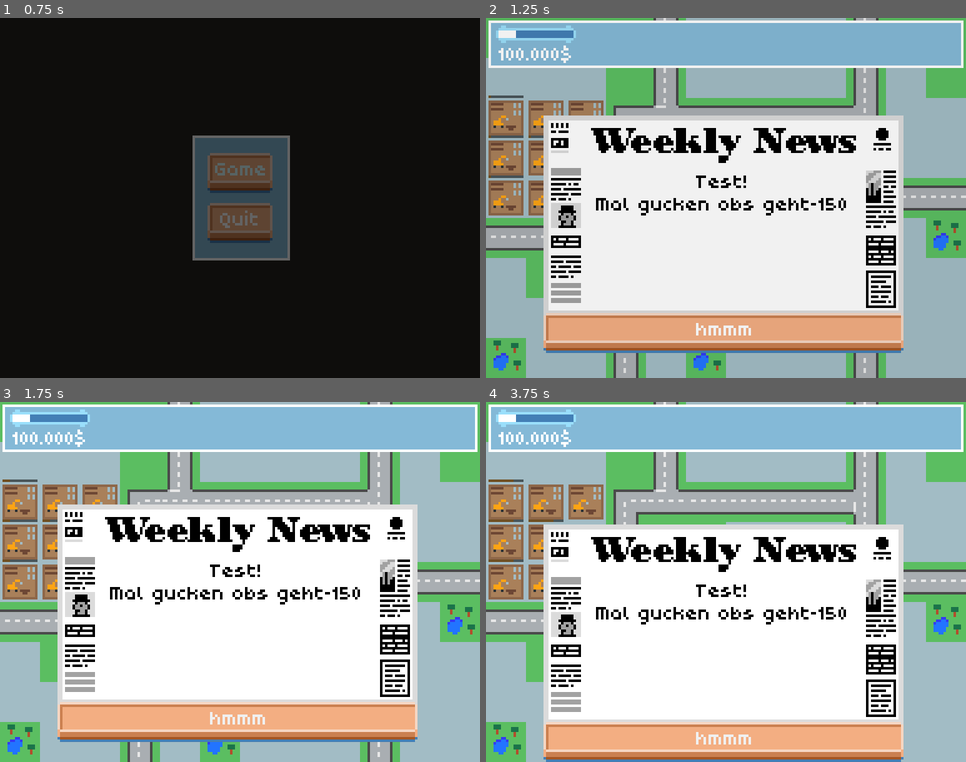
Above: before the commit, frames 1-4 (two rows, left to right).
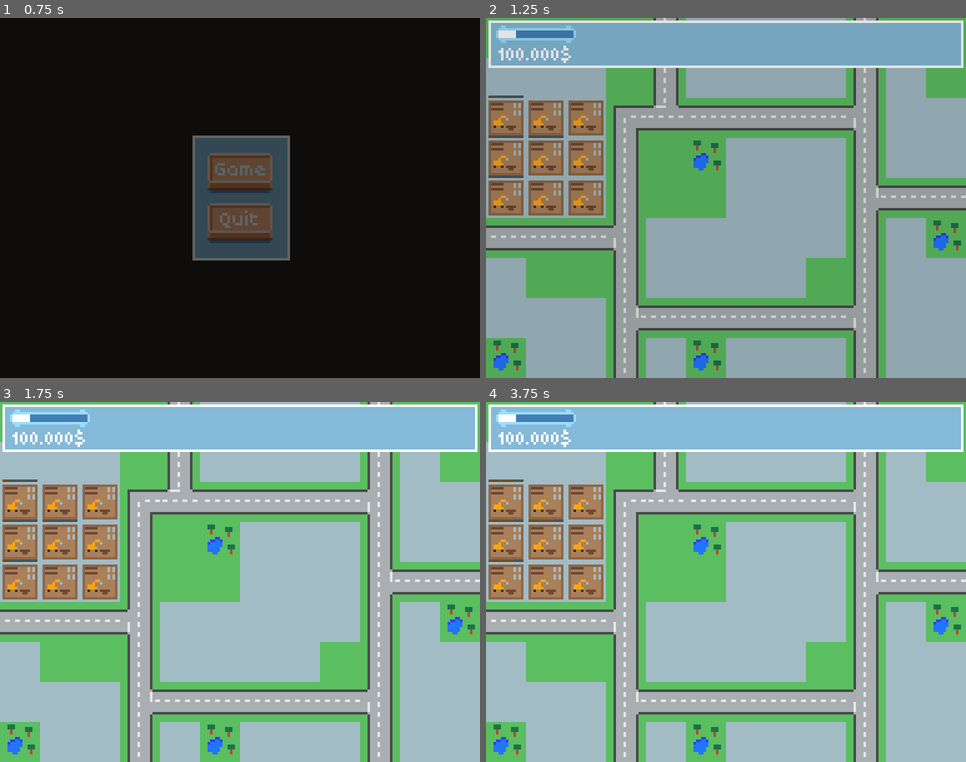
Above: after the commit, the same moments.

Repository: Byteron/ludum-dare-44
Game: Godot game, scene res://source/interface/menu/TitleScreen.tscn
The game is run twice, just before and just after one commit, with the same random seed, the same clock (stepped at 60 frames per second) and the same inputs.
Inputs (mouse positions are in pixels of both pictures, inside the frame that each line leads up to):
- Up to frame 1 (0.75 s): click "Game" at 0.5 s
- Up to frame 2 (1.25 s): no input
- Up to frame 3 (1.75 s): click (240, 715) at 1.25 s, where only the run before the commit has a clickable "hmmm"
- Up to frame 4 (3.75 s): click (726, 722) at 2 s, where only the run before the commit has a clickable "hmmm"; click (726, 556) at 2.75 s, where only the run before the commit has a clickable "hmmm"; tap Enter at 3.5 s; move the mouse to (831, 564) at 3.52 s; press the mouse at (831, 564) at 3.53 s

Frame 1 is identical in both runs. In frame 2, 49% of the frame differs, in the area x 11-87%, y 27-94%; in frame 3, 49%; in frame 4, 49%.

Commit message:
Events!

Diff:
--- /dev/null
+++ b/source/game/Event.gd
@@ -0,0 +1,18 @@
+extends Node
+
+signal happened(event)
+
+export(int) var tick_time = 10
+export(float, 0.0, 1.0) var probability = 0.1
+export(String) var description = "an event happened!"
+
+onready var tick_timer = $TickTimer
+
+func _ready():
+	tick_timer.wait_time = tick_time
+	tick_timer.start()
+
+func _on_TickTimer_timeout() -> void:
+	randomize()
+	if randf() < probability:
+		emit_signal("happened", self)
--- /dev/null
+++ b/source/game/Event.tscn
@@ -0,0 +1,9 @@
+[gd_scene load_steps=2 format=2]
+
+[ext_resource path="res://source/game/Event.gd" type="Script" id=1]
+
+[node name="Event" type="Node"]
+script = ExtResource( 1 )
+
+[node name="TickTimer" type="Timer" parent="."]
+[connection signal="timeout" from="TickTimer" to="." method="_on_TickTimer_timeout"]
--- /dev/null
+++ b/source/game/EventHandler.gd
@@ -0,0 +1,15 @@
+extends Node
+
+signal event_happened(event)
+
+onready var events = $Events
+
+func _ready():
+	_setup_events()
+
+func _setup_events():
+	for event in events.get_children():
+		event.connect("happened", self, "_on_event_happened")
+
+func _on_event_happened(event):
+	emit_signal("event_happened", event)
--- /dev/null
+++ b/source/game/EventHandler.tscn
@@ -0,0 +1,16 @@
+[gd_scene load_steps=3 format=2]
+
+[ext_resource path="res://source/game/EventHandler.gd" type="Script" id=1]
+[ext_resource path="res://source/game/Event.tscn" type="PackedScene" id=2]
+
+[node name="EventHandler" type="Node"]
+script = ExtResource( 1 )
+
+[node name="Events" type="Node" parent="."]
+
+[node name="Event1" parent="Events" instance=ExtResource( 2 )]
+description = "Event 1 happened"
+
+[node name="Event2" parent="Events" instance=ExtResource( 2 )]
+probability = 0.4
+description = "Event 2 happened"
--- a/source/game/Game.gd
+++ b/source/game/Game.gd
@@ -53,3 +53,6 @@
 
 func _on_building_ticked(income):
 	_set_budget(budget + income)
+
+func _on_EventHandler_event_happened(event) -> void:
+	hud.show_article(event.description)
--- a/source/game/Game.tscn
+++ b/source/game/Game.tscn
@@ -1,64 +1,68 @@
-[gd_scene load_steps=7 format=2]
+[gd_scene load_steps=8 format=2]
 
 [ext_resource path="res://source/game/Game.gd" type="Script" id=1]
-[ext_resource path="res://assets/tilesets/tileset.tres" type="TileSet" id=2]
-[ext_resource path="res://source/game/map/Map.tscn" type="PackedScene" id=3]
-[ext_resource path="res://source/game/buildings/LivingUnit.tscn" type="PackedScene" id=4]
-[ext_resource path="res://source/game/buildings/ProductionUnit.tscn" type="PackedScene" id=5]
-[ext_resource path="res://source/interface/hud/HUD.tscn" type="PackedScene" id=6]
+[ext_resource path="res://source/game/EventHandler.tscn" type="PackedScene" id=2]
+[ext_resource path="res://assets/tilesets/tileset.tres" type="TileSet" id=3]
+[ext_resource path="res://source/game/map/Map.tscn" type="PackedScene" id=4]
+[ext_resource path="res://source/game/buildings/LivingUnit.tscn" type="PackedScene" id=5]
+[ext_resource path="res://source/game/buildings/ProductionUnit.tscn" type="PackedScene" id=6]
+[ext_resource path="res://source/interface/hud/HUD.tscn" type="PackedScene" id=7]
 
 [node name="Game" type="Node2D"]
 script = ExtResource( 1 )
 
+[node name="EventHandler" parent="." instance=ExtResource( 2 )]
+
 [node name="Background" type="TileMap" parent="."]
-tile_set = ExtResource( 2 )
+tile_set = ExtResource( 3 )
 cell_size = Vector2( 16, 16 )
 format = 1
 tile_data = PoolIntArray( 0, 0, 0, 1, 0, 0, 2, 0, 0, 3, 0, 0, 4, 0, 0, 5, 0, 0, 6, 0, 0, 7, 0, 0, 8, 0, 0, 9, 0, 0, 10, …(1349 unchanged characters)…
 
-[node name="Map" parent="." instance=ExtResource( 3 )]
-tile_set = ExtResource( 2 )
+[node name="Map" parent="." instance=ExtResource( 4 )]
+tile_set = ExtResource( 3 )
 tile_data = PoolIntArray( -65532, 3, 65536, -65527, 3, 65536, 0, 0, 0, 1, 0, 0, 2, 0, 0, 4, 3, 131072, 5, 2, 0, 6, 2, 0 …(1523 unchanged characters)…
 
 [node name="BuildingContainer" type="Node2D" parent="."]
 
-[node name="LivingUnit" parent="BuildingContainer" instance=ExtResource( 4 )]
+[node name="LivingUnit" parent="BuildingContainer" instance=ExtResource( 5 )]
 position = Vector2( 40, 72 )
 building_name = ""
 
-[node name="LivingUnit6" parent="BuildingContainer" instance=ExtResource( 4 )]
+[node name="LivingUnit6" parent="BuildingContainer" instance=ExtResource( 5 )]
 position = Vector2( 40, 56 )
 building_name = ""
 
-[node name="LivingUnit7" parent="BuildingContainer" instance=ExtResource( 4 )]
+[node name="LivingUnit7" parent="BuildingContainer" instance=ExtResource( 5 )]
 position = Vector2( 40, 40 )
 building_name = ""
 
-[node name="LivingUnit2" parent="BuildingContainer" instance=ExtResource( 4 )]
+[node name="LivingUnit2" parent="BuildingContainer" instance=ExtResource( 5 )]
 position = Vector2( 24, 72 )
 building_name = ""
 
-[node name="LivingUnit9" parent="BuildingContainer" instance=ExtResource( 4 )]
+[node name="LivingUnit9" parent="BuildingContainer" instance=ExtResource( 5 )]
 position = Vector2( 24, 40 )
 building_name = ""
 
-[node name="LivingUnit3" parent="BuildingContainer" instance=ExtResource( 4 )]
+[node name="LivingUnit3" parent="BuildingContainer" instance=ExtResource( 5 )]
 position = Vector2( 8, 72 )
 build_on_startup = true
 building_name = ""
 
-[node name="LivingUnit5" parent="BuildingContainer" instance=ExtResource( 4 )]
+[node name="LivingUnit5" parent="BuildingContainer" instance=ExtResource( 5 )]
 position = Vector2( 8, 56 )
 build_on_startup = true
 building_name = ""
 
-[node name="LivingUnit8" parent="BuildingContainer" instance=ExtResource( 4 )]
+[node name="LivingUnit8" parent="BuildingContainer" instance=ExtResource( 5 )]
 position = Vector2( 8, 40 )
 build_on_startup = true
 building_name = ""
 
-[node name="ProductionBuilding" parent="BuildingContainer" instance=ExtResource( 5 )]
+[node name="ProductionBuilding" parent="BuildingContainer" instance=ExtResource( 6 )]
 position = Vector2( 24, 56 )
 build_on_startup = true
 
-[node name="HUD" parent="." instance=ExtResource( 6 )]
+[node name="HUD" parent="." instance=ExtResource( 7 )]
+[connection signal="event_happened" from="EventHandler" to="." method="_on_EventHandler_event_happened"]
--- a/source/interface/Newspaper.gd
+++ b/source/interface/Newspaper.gd
@@ -7,22 +7,21 @@
 func _ready():
 	visible_pos = rect_position
 	hidden_pos = rect_position
-	slide_distance = - rect_size.y*2 +10
+	slide_distance = - rect_size.y * 2 + 10
 	hidden_pos.y += slide_distance
-	show_article("Test!\nMal gucken obs geht" + str(slide_distance))
+	rect_position = hidden_pos
 
 func show_article(text):
 	$Label.text = text
 	slide_in()
 
 func slide_in():
-	$Tween.interpolate_property(self,"rect_position",hidden_pos,visible_pos,0.8,Tween.TRANS_BACK,Tween.EASE_OUT)
+	$Tween.interpolate_property(self, "rect_position", hidden_pos, visible_pos, 0.8, Tween.TRANS_BACK, Tween.EASE_OUT)
 	$Tween.start()
 
 func slide_out():
-	$Tween.interpolate_property(self,"rect_position",visible_pos,hidden_pos,0.8,Tween.TRANS_BACK,Tween.EASE_IN)
+	$Tween.interpolate_property(self, "rect_position", visible_pos, hidden_pos, 0.8, Tween.TRANS_BACK, Tween.EASE_IN)
 	$Tween.start()
-
 
 func _on_Button_pressed():
 	if not $Tween.is_active():
--- a/source/interface/hud/HUD.gd
+++ b/source/interface/hud/HUD.gd
@@ -2,6 +2,10 @@
 
 onready var top_panel = $TopPanel
 onready var building_popup = $BuildingPopup
+onready var newspaper = $Newspaper
+
+func show_article(text):
+	newspaper.show_article(text)
 
 func show_building_popup(building):
 	building_popup.building = building
--- a/source/interface/menu/TitleScreen.tscn
+++ b/source/interface/menu/TitleScreen.tscn
@@ -28,21 +28,21 @@
 
 [node name="VBoxContainer" type="VBoxContainer" parent="CenterContainer"]
 margin_left = 7.0
-margin_top = 7.0
+margin_top = 8.0
 margin_right = 32.0
-margin_bottom = 43.0
+margin_bottom = 42.0
 size_flags_horizontal = 4
 size_flags_vertical = 4
 
 [node name="Game" type="Button" parent="CenterContainer/VBoxContainer"]
 margin_right = 25.0
-margin_bottom = 16.0
+margin_bottom = 15.0
 text = "Game"
 
 [node name="Quit" type="Button" parent="CenterContainer/VBoxContainer"]
-margin_top = 20.0
+margin_top = 19.0
 margin_right = 25.0
-margin_bottom = 36.0
+margin_bottom = 34.0
 text = "Quit"
 [connection signal="pressed" from="CenterContainer/VBoxContainer/Game" to="." method="_on_Game_pressed"]
 [connection signal="pressed" from="CenterContainer/VBoxContainer/Quit" to="." method="_on_Quit_pressed"]
